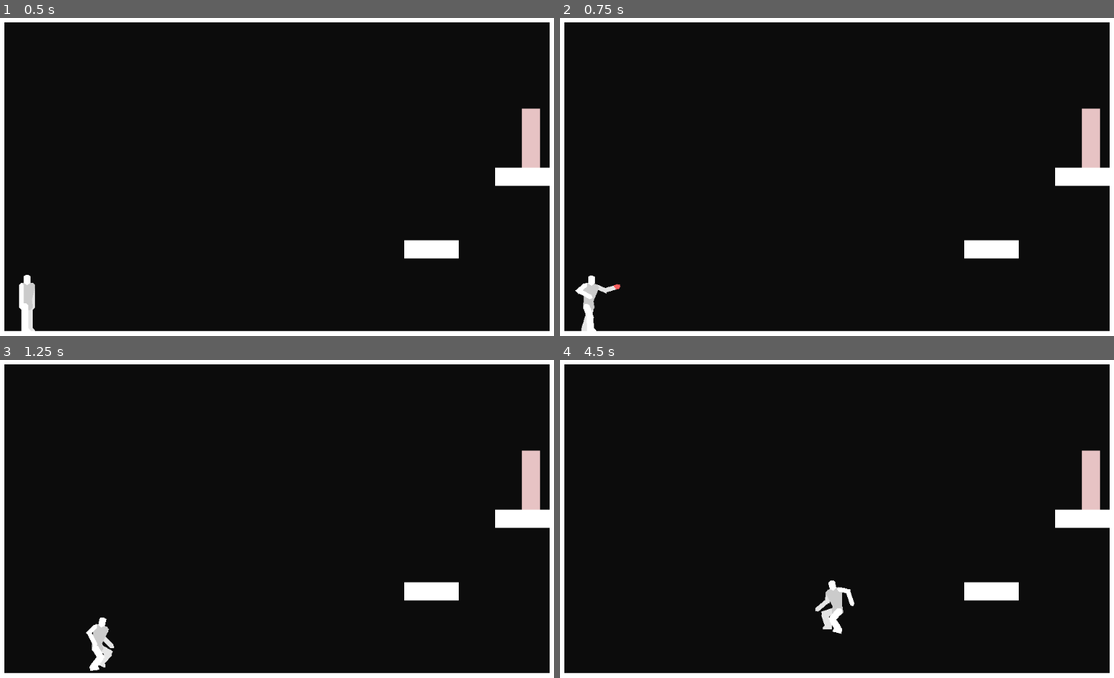
Above: before the commit, frames 1-4 (two rows, left to right).
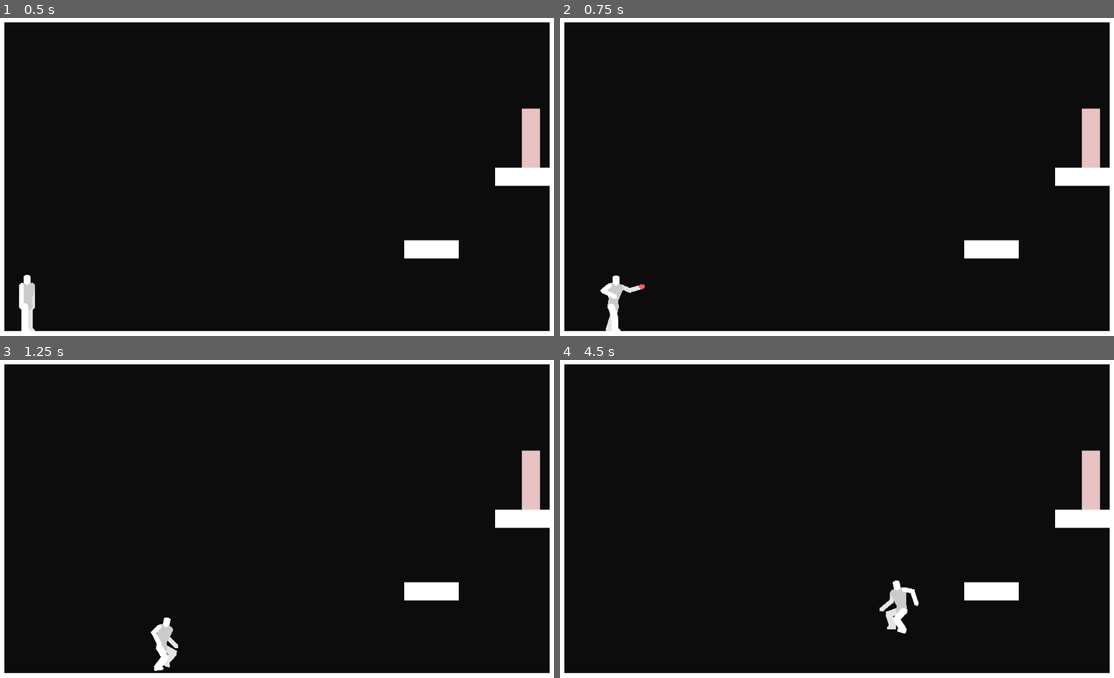
Above: after the commit, the same moments.

Repository: DarknessCatt/Lost-Soul
Game: Godot game, scene res://Maps/Debug_Map/Debug_Map.tscn
Same seed, same stepped clock (60 frames per second), same inputs: the game is played once before the commit and once after it. This scene is started directly instead of the project's main scene.
Inputs:
- Up to frame 1 (0.5 s): no input
- Up to frame 2 (0.75 s): tap Enter at 0.5 s; hold Right (hero_right) from 0.53 s (still down); hold C (hero_attack) from 0.53 s (still down)
- Up to frame 3 (1.25 s): keep holding Right (hero_right); keep holding C (hero_attack); tap Z (hero_jump) at 0.77, 0.8, 1.07 s
- Up to frame 4 (4.5 s): release C (hero_attack) at 1.28 s; tap Z (hero_jump) at 1.35, 1.52, 1.82, 2.3, 3.02, 3.32, 3.77, 3.8, 4.07, 4.35 s; tap C (hero_attack) at 1.55, 3.05 s; release Right (hero_right) at 2.03 s; hold Left (hero_left) 2.03-2.78 s; hold C (hero_attack) 2.03-2.78 s; hold Right (hero_right) 2.78-4.28 s; tap D (hero_heart) at 2.85 s; hold C (hero_attack) 3.53-4.28 s; hold Left (hero_left) from 4.28 s (still down)

Frame 1 is identical in both runs. In frame 2, 0.9% of the frame differs, in the area x 2-16%, y 81-99%; in frame 3, 0.9%; in frame 4, 1.1%, in the area x 46-65%, y 69-87%.

Commit message:
Moving While Attack and Attack Buffer

Diff:
--- a/Lost_Soul/Entities/Hero/FSM/BasicMove.gd
+++ b/Lost_Soul/Entities/Hero/FSM/BasicMove.gd
@@ -4,9 +4,9 @@
 
 #Overridable Vars
 ##Movement Vars
-var ACCEL : int = 2000
-var MAX_SPEED : int = 400
-var FRICTION : float = 0.75
+const ACCEL : int = 2000
+const MAX_SPEED : int = 400
+const FRICTION : float = 0.75
 
 ##Animation Vars
 var MOVE_ANIMATION : String
--- a/Lost_Soul/Entities/Hero/FSM/Buffer.gd
+++ b/Lost_Soul/Entities/Hero/FSM/Buffer.gd
@@ -22,7 +22,17 @@
 func _on_Coyote_Timer_timeout():
 	can_coyote = false
 
-#Ground Combo Counter
+#Attack Buffer
+var attack_buffered = false
+
+func _buffer_attack():
+	attack_buffered = true
+	$Attack_Buffer.start()
+
+func _on_Attack_Buffer_timeout():
+	attack_buffered = false
+
+#Ground Attack Delay
 var can_attack : bool = true
 
 func _attack_end():
--- a/Lost_Soul/Entities/Hero/FSM/Falling.gd
+++ b/Lost_Soul/Entities/Hero/FSM/Falling.gd
@@ -2,19 +2,23 @@
 
 const GRAV : int = 3500
 const MAX_GRAV : int = 1500
+
+onready var buffer : Node = $"../Buffer"
 
 func _ready():
 	MOVE_ANIMATION = "Falling"
 	REST_ANIMATION = "Falling"
 
 func enter(_Player : KinematicBody2D) -> void:
-
 	.enter(_Player)
 
 	if _Player.speed.y < 0:
 		_Player.speed.y /= 1.5
 	else:
 		_Player.speed.y = 0
+
+	if buffer.attack_buffered and buffer.can_attack:
+		_Player._change_state($"../AirAttack")
 
 func exit(_Player : KinematicBody2D) -> void:
 	_Player.speed.y = 10
@@ -25,19 +29,26 @@
 
 	.update(_Player, delta)
 
-	if _Player.is_on_floor():
+	if buffer.attack_buffered and buffer.can_attack:
+		_Player._change_state($"../AirAttack")
+
+	elif _Player.is_on_floor():
 		_Player._change_state($"../OnGround")
 
 func input(_Player: KinematicBody2D, event : InputEvent) -> void:
 	if event.is_action_pressed("hero_jump"):
 
-		if $"../Buffer".can_coyote:
+		if buffer.can_coyote:
 			_Player._change_state($"../Jumping")
 		else:
-			$"../Buffer"._buffer_jump()
+			buffer._buffer_jump()
 
 	elif event.is_action_pressed("hero_attack"):
-		_Player._change_state($"../AirAttack")
+		if buffer.can_attack:
+			_Player._change_state($"../AirAttack")
+
+		else:
+			buffer._buffer_attack()
 
 	else:
 		.input(_Player, event)
--- a/Lost_Soul/Entities/Hero/FSM/GroundAttack.gd
+++ b/Lost_Soul/Entities/Hero/FSM/GroundAttack.gd
@@ -1,14 +1,28 @@
 extends "State.gd"
 
 const NORMAL : Vector2 = Vector2(0, -1)
-const MOVE_SPEED : int = 800
+
+##Movement Vars
+const ACCEL : int = 2000
+const MAX_SPEED : int = 400
+const FRICTION : float = 0.75
+const GRAV : int = 3500
+const MAX_GRAV : int = 1500
 
 onready var buffer : Node = $"../Buffer"
 
 var attack_finished : bool = false
 var left_attack : bool = false
 
+#Direction Enum FSM
+enum {LEFT = -1, NONE, RIGHT}
+var direction : int = NONE
+
 func enter(_Player : KinematicBody2D) -> void:
+	if Input.is_action_pressed("hero_left"): 	  direction = LEFT
+	elif Input.is_action_pressed("hero_right"): direction = RIGHT
+	else: 									  direction = NONE
+
 	attack_finished = false
 
 	if Input.is_action_pressed("hero_up"):
@@ -16,8 +30,8 @@
 
 	else:
 		var attack = "Jab_Right"
+		if left_attack: attack = "Jab_Left"
 
-		if left_attack: attack = "Jab_Left"
 		left_attack = not left_attack
 
 		_Player._change_anim(attack)
@@ -31,10 +45,61 @@
 	if attack_finished:
 		_Player._change_state($"../OnGround")
 
+	else:
+		var spdx : float = _Player.speed.x + direction*ACCEL*delta
+
+		if _Player.is_on_floor():
+			_Player.speed.y = 10
+		else:
+			_Player.speed.y += GRAV*delta
+			if _Player.speed.y > MAX_GRAV: _Player.speed.y = MAX_GRAV
+
+		if sign(spdx) != direction : spdx *= FRICTION
+
+		if abs(spdx) > MAX_SPEED: spdx = MAX_SPEED*direction
+		elif abs(spdx) < 10: spdx = 0
+
+		_Player.speed.x = spdx
+
+		_Player.move_and_slide(_Player.speed, NORMAL)
+
 func input(_Player: KinematicBody2D, event : InputEvent) -> void:
 	if event.is_action("hero_jump"):
 		buffer._buffer_jump()
 
+	elif event.is_action_pressed("hero_attack"):
+		buffer._buffer_attack()
+
+	else:
+		match(direction):
+
+			NONE:
+				if event.is_action_pressed("hero_left"):
+					direction = LEFT
+
+				elif event.is_action_pressed("hero_right"):
+					direction = RIGHT
+
+			LEFT:
+				if event.is_action_pressed("hero_right"):
+					direction = RIGHT
+
+				elif event.is_action_released("hero_left"):
+					if Input.is_action_pressed("hero_right"):
+						direction = RIGHT
+					else:
+						direction = NONE
+
+			RIGHT:
+				if event.is_action_pressed("hero_left"):
+					direction = LEFT
+
+				elif event.is_action_released("hero_right"):
+					if Input.is_action_pressed("hero_left"):
+						direction = LEFT
+					else:
+						direction = NONE
+
 func _on_Attack_timeout():
 	buffer._attack_end()
 	attack_finished = true
--- a/Lost_Soul/Entities/Hero/FSM/Jumping.gd
+++ b/Lost_Soul/Entities/Hero/FSM/Jumping.gd
@@ -3,6 +3,8 @@
 const GRAV : int = 2300
 
 const JUMP_FORCE = 1100
+
+onready var buffer : Node = $"../Buffer"
 
 func _ready():
 	MOVE_ANIMATION = "Jumping"
@@ -13,7 +15,10 @@
 
 	_Player.speed.y -= JUMP_FORCE
 
-	if not Input.is_action_pressed("hero_jump"):
+	if buffer.attack_buffered and buffer.can_attack:
+		_Player._change_state($"../AirAttack")
+
+	elif not Input.is_action_pressed("hero_jump"):
 		_Player._change_state($"../Falling")
 
 func update(_Player: KinematicBody2D, delta : float) -> void:
@@ -25,12 +30,19 @@
 		_Player.speed.y = 0
 		_Player._change_state($"../Falling")
 
+	elif buffer.attack_buffered and buffer.can_attack:
+		_Player._change_state($"../AirAttack")
+
 func input(_Player: KinematicBody2D, event : InputEvent) -> void:
 	if event.is_action_released("hero_jump"):
 		_Player._change_state($"../Falling")
 
 	elif event.is_action_pressed("hero_attack"):
-		_Player._change_state($"../AirAttack")
+		if buffer.can_attack:
+			_Player._change_state($"../AirAttack")
+
+		else:
+			buffer._buffer_attack()
 
 	else:
 		.input(_Player, event)
--- a/Lost_Soul/Entities/Hero/FSM/OnGround.gd
+++ b/Lost_Soul/Entities/Hero/FSM/OnGround.gd
@@ -1,4 +1,6 @@
 extends "BasicMove.gd"
+
+onready var buffer : Node = $"../Buffer"
 
 func _ready():
 	#Overridable Vars
@@ -7,8 +9,12 @@
 	REST_ANIMATION = "Rest"
 
 func enter(_Player : KinematicBody2D) -> void:
-	if $"../Buffer".jump_buffered:
+	if buffer.jump_buffered:
 		_Player._change_state($"../Jumping")
+
+	elif buffer.attack_buffered and buffer.can_attack:
+		_Player._change_state($"../GroundAttack")
+
 	else:
 		.enter(_Player)
 
@@ -16,9 +22,13 @@
 
 	.update(_Player, delta)
 
-	if not _Player.is_on_floor():
-		$"../Buffer"._coyote_timer()
+	if buffer.attack_buffered and buffer.can_attack:
+		_Player._change_state($"../GroundAttack")
+
+	elif not _Player.is_on_floor():
+		buffer._coyote_timer()
 		_Player._change_state($"../Falling")
+
 
 func input(_Player: KinematicBody2D, event : InputEvent) -> void:
 
@@ -26,8 +36,11 @@
 		_Player._change_state($"../Jumping")
 
 	elif event.is_action_pressed("hero_attack"):
-		if $"../Buffer".can_attack:
+		if buffer.can_attack:
 			_Player._change_state($"../GroundAttack")
+
+		else:
+			buffer._buffer_attack()
 
 	else:
 		.input(_Player, event)
--- a/Lost_Soul/Entities/Hero/Hero.tscn
+++ b/Lost_Soul/Entities/Hero/Hero.tscn
@@ -4414,7 +4414,7 @@
 }
 
 [sub_resource type="CircleShape2D" id=19]
-radius = 39.3895
+radius = 42.0766
 
 [sub_resource type="CircleShape2D" id=20]
 radius = 40.0
@@ -4572,6 +4572,9 @@
 wait_time = 0.1
 one_shot = true
 
+[node name="Knockback" type="Node" parent="States"]
+script = ExtResource( 10 )
+
 [node name="Buffer" type="Node" parent="States"]
 script = ExtResource( 5 )
 
@@ -4585,14 +4588,16 @@
 wait_time = 0.1
 one_shot = true
 
+[node name="Attack_Buffer" type="Timer" parent="States/Buffer"]
+process_mode = 0
+wait_time = 0.05
+one_shot = true
+
 [node name="Attack_Timer" type="Timer" parent="States/Buffer"]
 process_mode = 0
 wait_time = 0.05
 one_shot = true
 
-[node name="Knockback" type="Node" parent="States"]
-script = ExtResource( 10 )
-
 [node name="Body" type="Node2D" parent="."]
 
 [node name="Hitboxes" type="Node2D" parent="Body"]
@@ -4604,15 +4609,14 @@
 visible = false
 
 [node name="Jab_Hitbox" parent="Body/Hitboxes/Jab" instance=ExtResource( 7 )]
-position = Vector2( 59, -28 )
+position = Vector2( 59, -2.86522 )
 Body = NodePath("../../..")
 Id = 1
 Damage = 5
-Force = 100
+Force = 800
 Direction = Vector2( 1, 0 )
 
 [node name="Jab_Hitbox" type="CollisionShape2D" parent="Body/Hitboxes/Jab/Jab_Hitbox"]
-position = Vector2( 3.33508, 19.7073 )
 shape = SubResource( 19 )
 disabled = true
 
@@ -4954,6 +4958,7 @@
 color = Color( 0.976471, 0.376471, 0.376471, 1 )
 
 [node name="Body_Collision" type="CollisionShape2D" parent="."]
+visible = false
 position = Vector2( 0, 8 )
 shape = SubResource( 32 )
 __meta__ = {
@@ -4979,4 +4984,5 @@
 [connection signal="timeout" from="States/AirAttack/attack_input" to="States/AirAttack" method="_on_attack_input_timeout"]
 [connection signal="timeout" from="States/Buffer/Jump_Buffer" to="States/Buffer" method="_on_Jump_Buffer_timeout"]
 [connection signal="timeout" from="States/Buffer/Coyote_Timer" to="States/Buffer" method="_on_Coyote_Timer_timeout"]
+[connection signal="timeout" from="States/Buffer/Attack_Buffer" to="States/Buffer" method="_on_Attack_Buffer_timeout"]
 [connection signal="timeout" from="States/Buffer/Attack_Timer" to="States/Buffer" method="_on_Attack_Timer_timeout"]
--- a/Lost_Soul/Entities/Props/Sandbag/Sandbag.gd
+++ b/Lost_Soul/Entities/Props/Sandbag/Sandbag.gd
@@ -6,7 +6,7 @@
 const GRAV : int = 3000
 const MAX_GRAV : int = 1500
 
-const FRICTION : float = 0.7
+const FRICTION : float = 0.8
 var speed : Vector2 = Vector2(0,0)
 
 func _hit(_damage : int, force : int, direction : Vector2):
